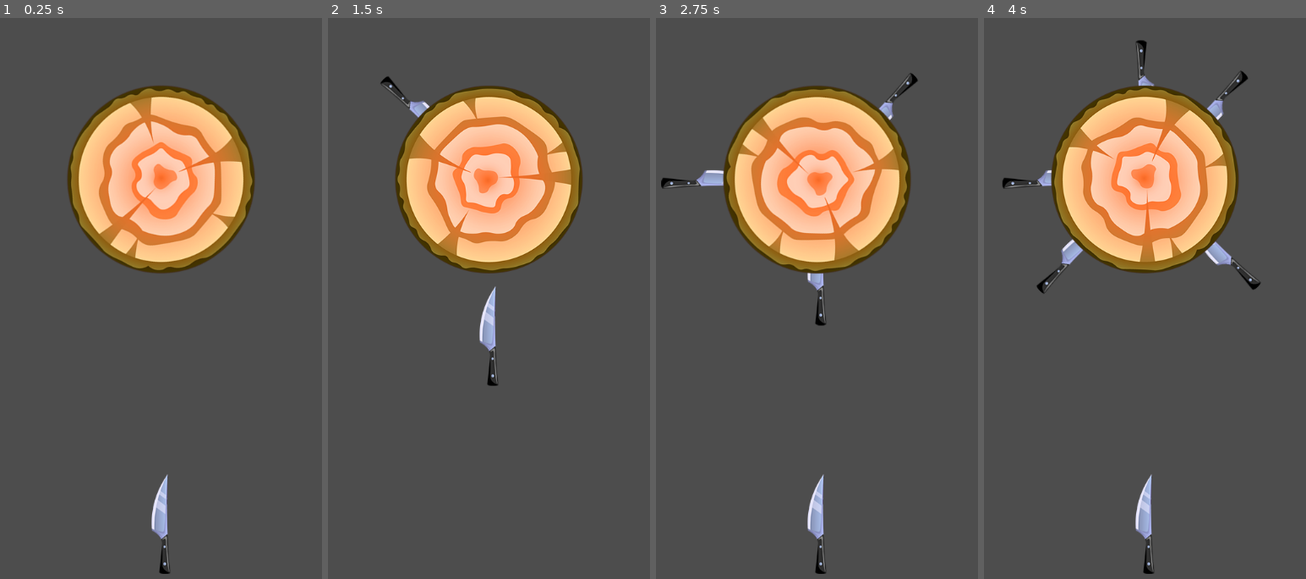
Above: before the commit, frames 1-4 (left to right).
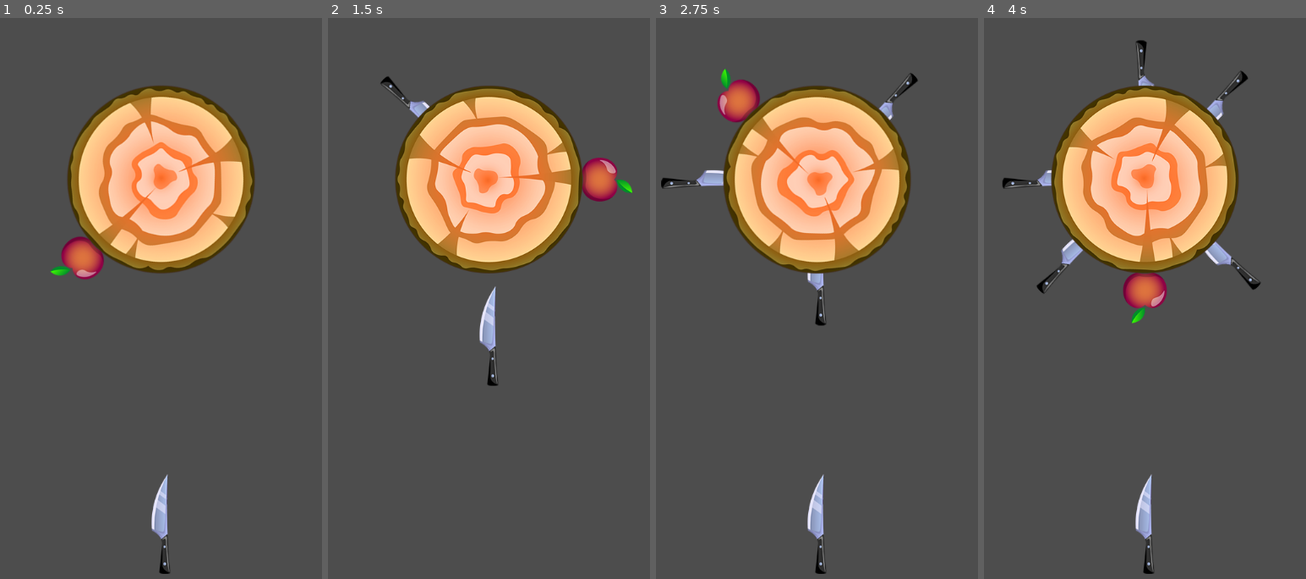
Above: after the commit, the same moments.

Repository: de43gy/stepik-mobile-knife-shooter
Game: Godot game, scene res://scenes/game/game.tscn
Same seed, same stepped clock (60 frames per second), same inputs: the game is played once before the commit and once after it.
Inputs (mouse positions are in pixels of both pictures, inside the frame that each line leads up to):
- Up to frame 1 (0.25 s): no input
- Up to frame 2 (1.5 s): move the mouse to (588, 242) at 0.52 s; click (588, 242) at 0.67 s; move the mouse to (398, 309) at 1.27 s; click (398, 309) at 1.42 s
- Up to frame 3 (2.75 s): move the mouse to (862, 124) at 2.02 s; click (862, 124) at 2.17 s
- Up to frame 4 (4 s): move the mouse to (1122, 410) at 2.77 s; click (1122, 410) at 2.92 s; move the mouse to (1280, 377) at 3.52 s; click (1280, 377) at 3.67 s

The runs differ from the first frame. In frame 1, 0.8% of the frame differs, in the area x 15-33%, y 38-47%; in frame 2, 0.8%; in frame 3, 0.8%; in frame 4, 0.8%.

Commit message:
Handling the collision between an apple and a knife, the apple is removed after the collision.

Diff:
--- /dev/null
+++ b/elements/apple/apple.gd
@@ -0,0 +1,8 @@
+extends Node2D
+
+var is_hited := false
+
+func _on_area_2d_body_entered(body):
+	if not is_hited:
+		is_hited = true
+		queue_free()
--- /dev/null
+++ b/elements/apple/apple.tscn
@@ -0,0 +1,24 @@
+[gd_scene load_steps=4 format=3 uid="uid://dr4buu6nfowdn"]
+
+[ext_resource type="Script" path="res://elements/apple/apple.gd" id="1_hnubv"]
+[ext_resource type="Texture2D" uid="uid://yr3d2gdfsoy4" path="res://assets/apple1.png" id="1_hri3n"]
+
+[sub_resource type="CircleShape2D" id="CircleShape2D_5jtuq"]
+radius = 36.0
+
+[node name="Apple" type="Node2D"]
+position = Vector2(0, 13)
+rotation = 3.14159
+script = ExtResource("1_hnubv")
+
+[node name="Sprite2D" type="Sprite2D" parent="."]
+texture = ExtResource("1_hri3n")
+
+[node name="Area2D" type="Area2D" parent="."]
+collision_layer = 0
+collision_mask = 2
+
+[node name="CollisionShape2D" type="CollisionShape2D" parent="Area2D"]
+shape = SubResource("CircleShape2D_5jtuq")
+
+[connection signal="body_entered" from="Area2D" to="." method="_on_area_2d_body_entered"]
--- a/elements/target/target/target.tscn
+++ b/elements/target/target/target.tscn
@@ -1,7 +1,8 @@
-[gd_scene load_steps=4 format=3 uid="uid://c1nfvj0j3wkh7"]
+[gd_scene load_steps=5 format=3 uid="uid://c1nfvj0j3wkh7"]
 
 [ext_resource type="Texture2D" uid="uid://cy61tdinvfpay" path="res://assets/target1.png" id="1_kmnof"]
 [ext_resource type="Script" path="res://elements/target/target/target.gd" id="1_sbfqg"]
+[ext_resource type="PackedScene" uid="uid://dr4buu6nfowdn" path="res://elements/apple/apple.tscn" id="3_4l1qh"]
 
 [sub_resource type="CircleShape2D" id="CircleShape2D_3ug1l"]
 radius = 120.0
@@ -19,3 +20,6 @@
 
 [node name="ItemsContainer" type="Node2D" parent="."]
 show_behind_parent = true
+
+[node name="Apple" parent="." instance=ExtResource("3_4l1qh")]
+position = Vector2(0, 189)
